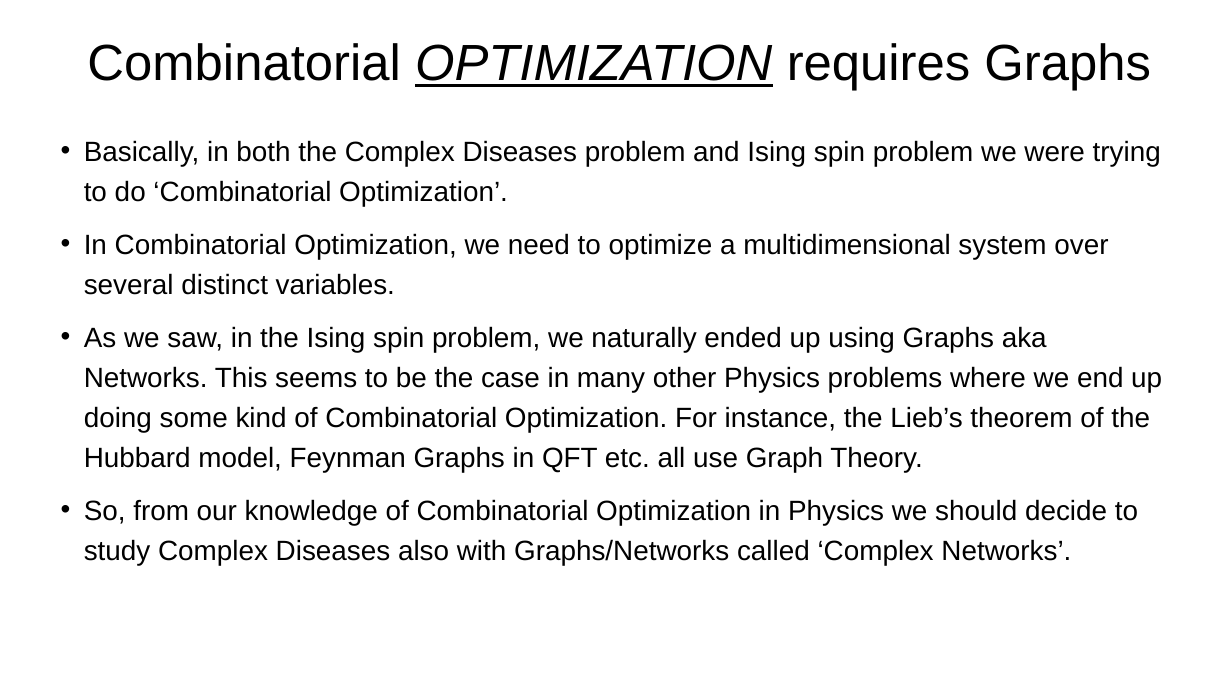
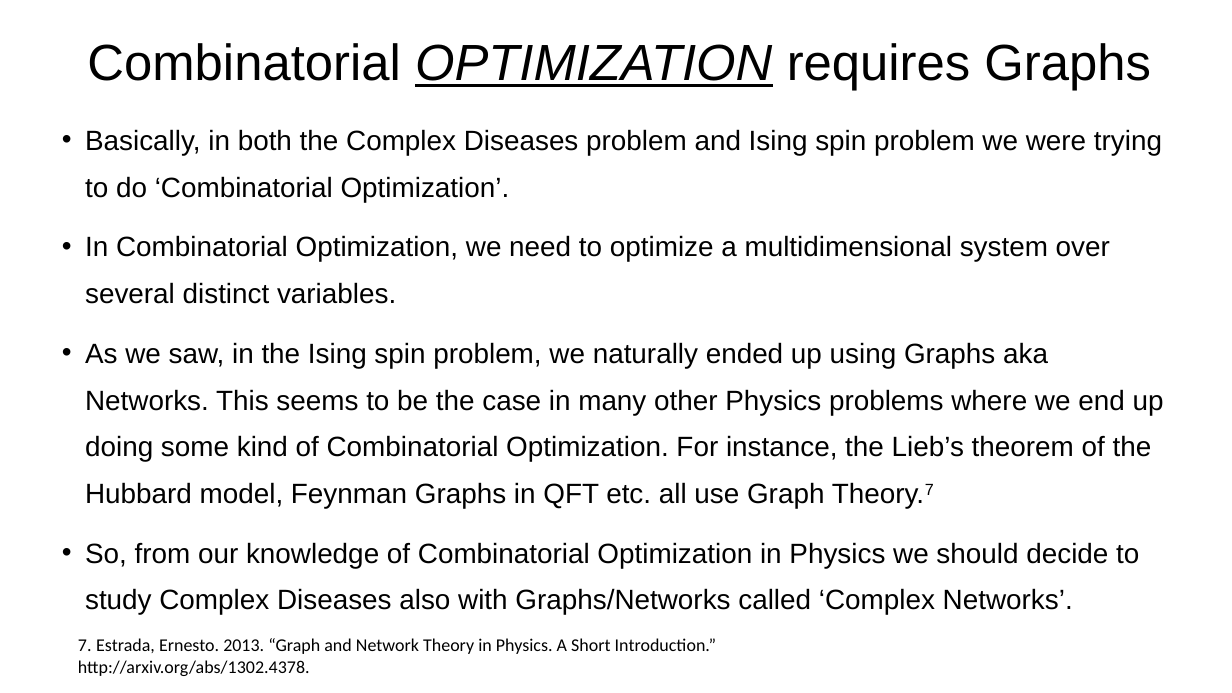
Before and after one commit to VenkiPhy6/seminar-thirdsem, a slide deck: slide 13 of A Primer to Complex Diseases.pptx. Drawn at 1232x693 pixels with LibreOffice and Linux fonts; fonts in the diff are those of the drawing. Boxes give left, top, right and bottom in pixels: in the first picture for what was removed or moved away, otherwise in the second. Text is boxed around its words. In the diff, an @@ line names an element or a change of style, - is before the commit and + after.

```diff
--- a/A Primer to Complex Diseases.pptx
+++ b/A Primer to Complex Diseases.pptx
@@ text "Basically, in both the Complex ...": place and size @@
-text "Basically, in both the Complex ..." at box(84, 140, 1162, 565)
+text "Basically, in both the Complex ..." at box(85, 129, 1164, 615)
@@ text at box(85, 129, 1162, 615): line spacing 1.2 to 1.4 @@
@@ text at box(85, 342, 1164, 508): text changed @@
-• As we saw, in the Ising spin problem, we naturally ended up using Graphs aka Networks. This seems to be the case in many other Physics problems where we end up doing some kind of Combinatorial Optimization. For instance, the Lieb’s theorem of the Hubbard model, Feynman Graphs in QFT etc. all use Graph Theory.
+• As we saw, in the Ising spin problem, we naturally ended up using Graphs aka Networks. This seems to be the case in many other Physics problems where we end up doing some kind of Combinatorial Optimization. For instance, the Lieb’s theorem of the Hubbard model, Feynman Graphs in QFT etc. all use Graph Theory.7
@@ text added at box(78, 638, 716, 676), 14 pt, text #000000 @@
+7. Estrada, Ernesto. 2013. “Graph and Network Theory in Physics. A Short Introduction.” http://arxiv.org/abs/1302.4378.
```
Also in this commit, not shown: 13 other slides changed, 5 slides added, 1 slide removed, 2 other files.
